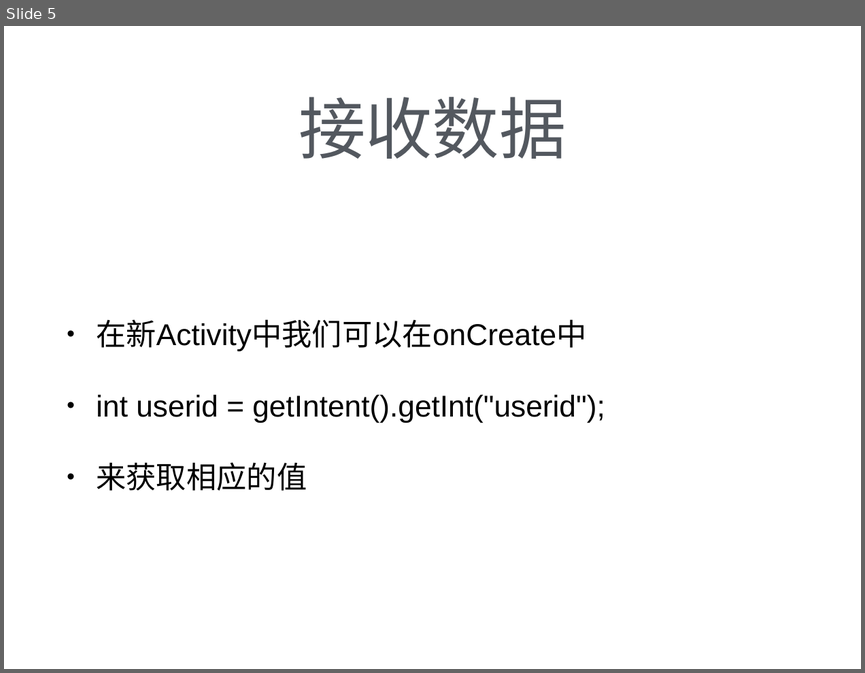
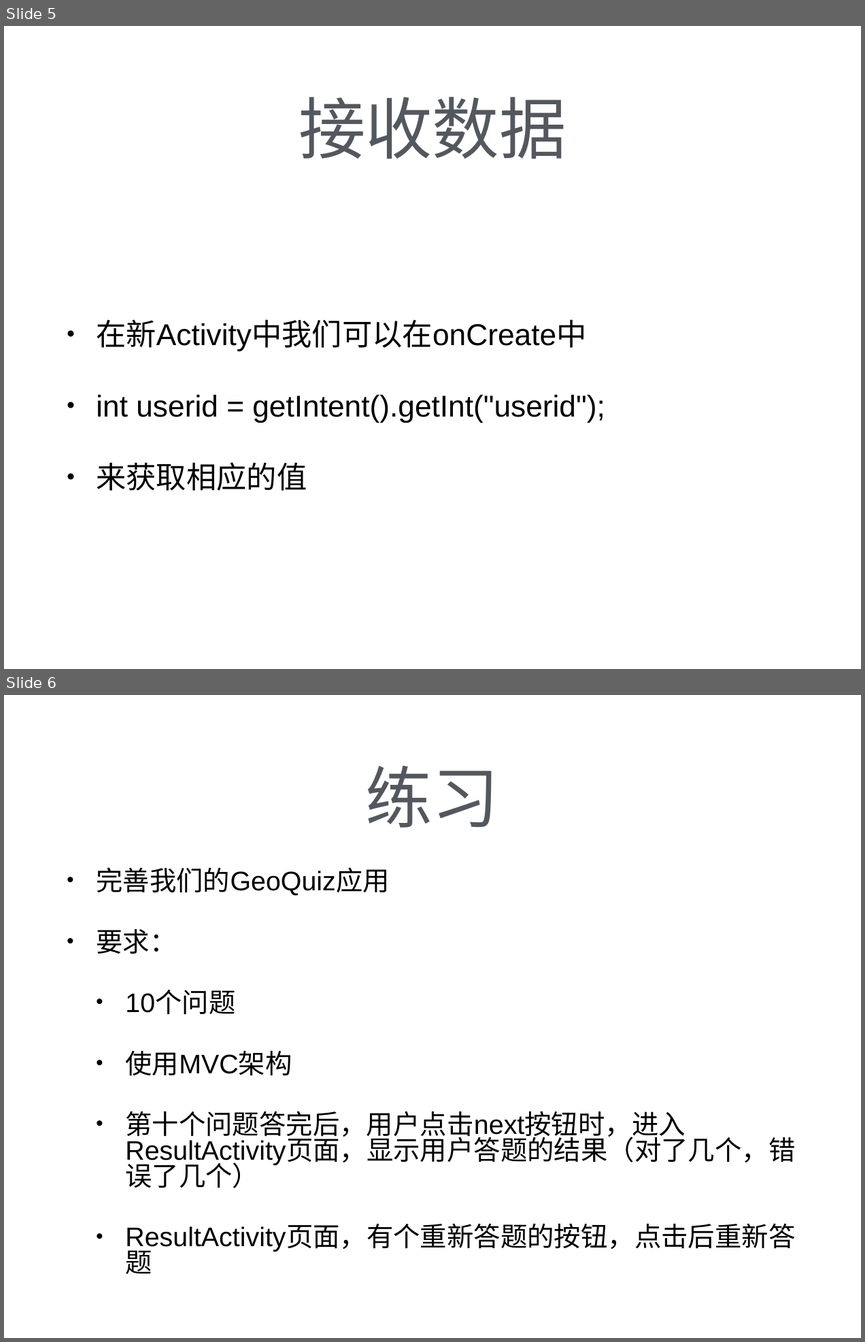
Before and after one commit to zhutao2015/JavaCourse, a slide deck: Android/lesson4-second activity/2nd-activity.ppt. Shown one above the other, each under a label of ours: slide 5 before the commit, slides 5 and 6 after it. The pictures are 865x673 and 865x1342 pixels, drawn with LibreOffice and Linux fonts; fonts in the diff are those of the drawing. Boxes give left, top, right and bottom in pixels: in the first picture for what was removed or moved away, otherwise in the second. Text is boxed around its words. In the diff, an @@ line names an element or a change of style, - is before the commit and + after.

```diff
--- a/Android/lesson4-second activity/2nd-activity.ppt
+++ b/Android/lesson4-second activity/2nd-activity.ppt
@@ slide 6 added at [4, 695, 861, 1338], background #FFFFFF @@
@@ title added at [366, 766, 500, 828], 80 pt, text #53585F @@
+练习
@@ text added at [96, 867, 795, 1274], 32 pt, text #000000 @@
+• 完善我们的GeoQuiz应用
+• 要求：
+  • 10个问题
+  • 使用MVC架构
+  • 第十个问题答完后，用户点击next按钮时，进入ResultActivity页面，显示用户答题的结果（对了几个，错误了几个）
+  • ResultActivity页面，有个重新答题的按钮，点击后重新答题
```
Also in this commit, not shown: 1 other file.
